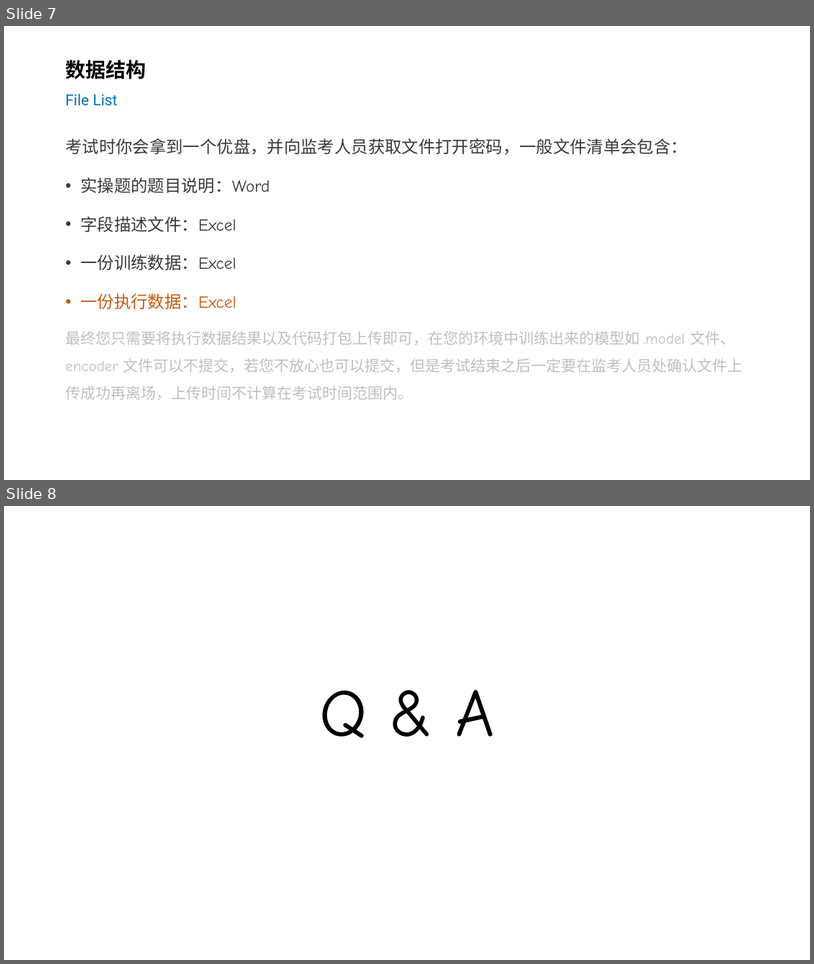
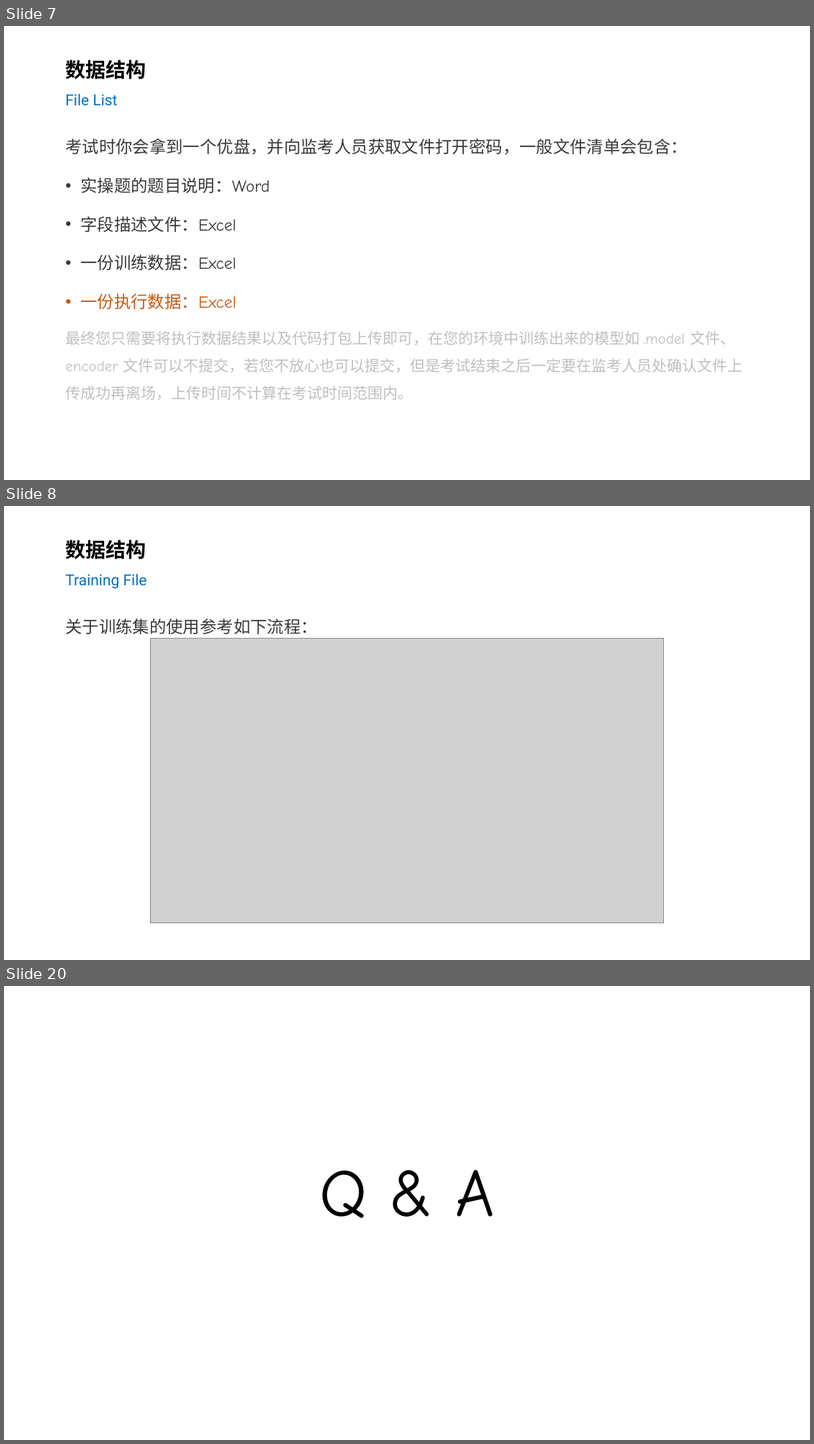
Before and after one commit to silentbalanceyh/cda-exam, a slide deck: ppt/01.基本准备.pptx. Shown one above the other, each under a label of ours: slides 7 and 8 before the commit, slides 7, 8 and 20 after it; the slides between them are not shown. The pictures are 814x964 and 814x1444 pixels, drawn with LibreOffice and Linux fonts; fonts in the diff are those of the drawing; grey boxes stand for pictures; background and template pictures are left out. Boxes give left, top, right and bottom in pixels: in the first picture for what was removed or moved away, otherwise in the second. Text is boxed around its words. In the diff, an @@ line names an element or a change of style, - is before the commit and + after.

```diff
--- a/ppt/01.基本准备.pptx
+++ b/ppt/01.基本准备.pptx
@@ slide 8 added at (x1=4, y1=506, x2=810, y2=960), background #FFFFFF @@
@@ title added at (x1=65, y1=540, x2=147, y2=589), 18 pt, text #0070C0 @@
+数据结构
+Training File
@@ text added at (x1=65, y1=618, x2=318, y2=634), 20 pt, text #3B3838 @@
+关于训练集的使用参考如下流程：
@@ picture added at (x1=150, y1=638, x2=665, y2=923) @@
@@ what was slide 8 is now slide 20 @@
```
Also in this commit, not shown: 11 other slides added.
